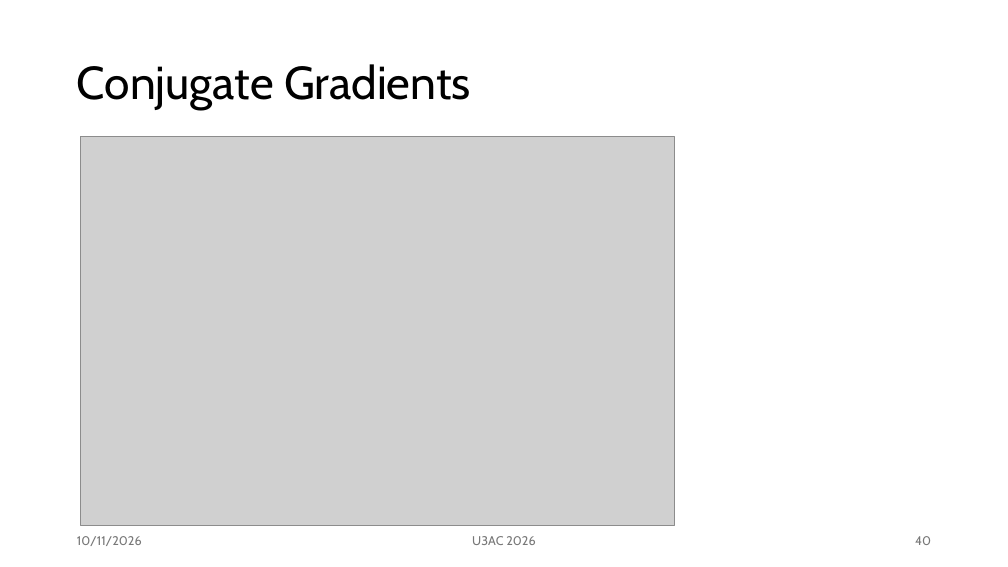
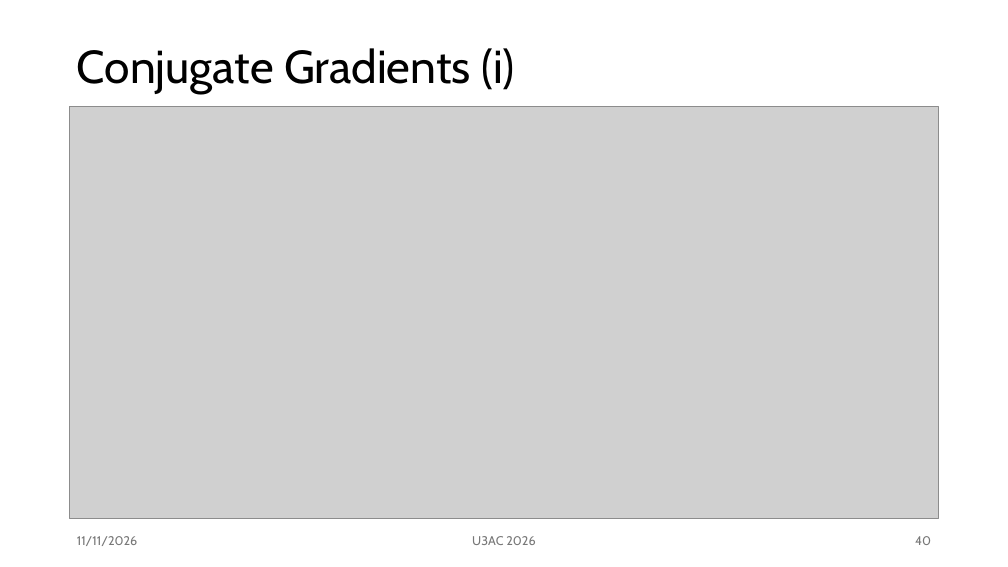
Before and after one commit to mm002a/U3AC, a slide deck: slide 40 of MTH04/U3AC.Lec2.pptx. Drawn at 1008x567 pixels with LibreOffice and Linux fonts; fonts in the diff are those of the drawing; grey boxes stand for pictures. Boxes give left, top, right and bottom in pixels: in the first picture for what was removed or moved away, otherwise in the second. Text is boxed around its words. In the diff, an @@ line names an element or a change of style, - is before the commit and + after.

```diff
--- a/MTH04/U3AC.Lec2.pptx
+++ b/MTH04/U3AC.Lec2.pptx
@@ title at <box>77,48,515,94</box>: text changed @@
-Conjugate Gradients
+Conjugate Gradients (i)
@@ picture: place and size @@
-picture at <box>81,136,675,526</box>
+picture at <box>70,106,938,519</box>
@@ text at <box>77,536,138,546</box>: text changed @@
-10/11/2026
+11/11/2026
```
Also in this commit, not shown: 39 other slides changed, 3 slides added.
